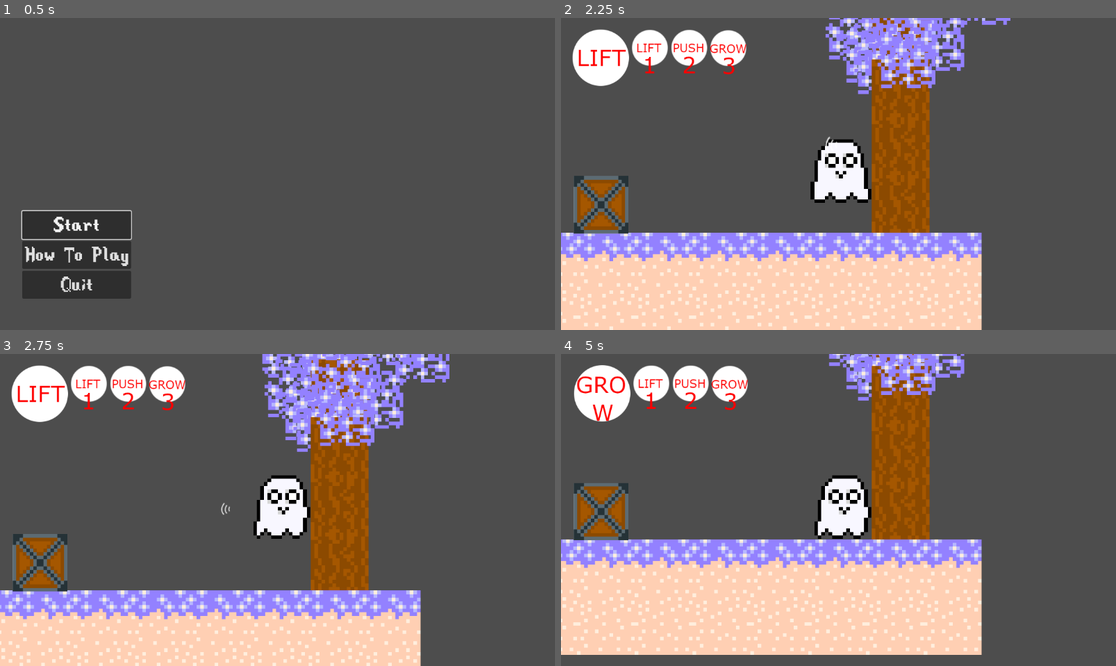
Above: before the commit, frames 1-4 (two rows, left to right).
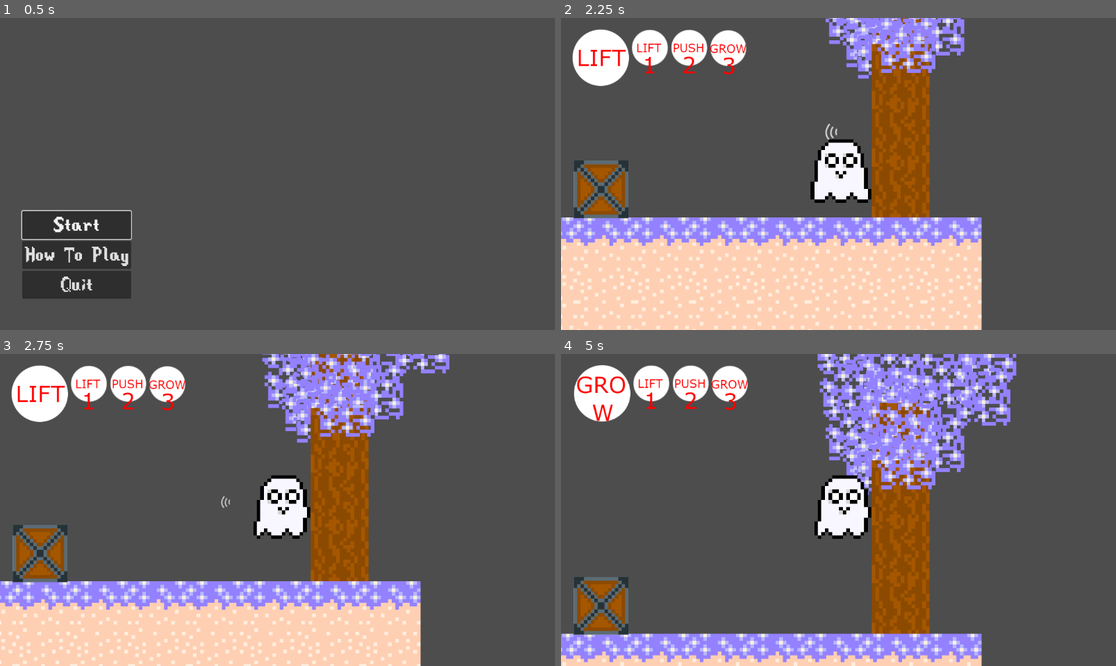
Above: after the commit, the same moments.

Repository: IonelPopJara/Game
Game: Godot game, scene res://Scenes/menu.tscn
The game is run twice, just before and just after one commit, with the same random seed, the same clock (stepped at 60 frames per second) and the same inputs.
Inputs (mouse positions are in pixels of both pictures, inside the frame that each line leads up to):
- Up to frame 1 (0.5 s): no input
- Up to frame 2 (2.25 s): click "Start" at 0.5 s; tap Enter at 1.25 s; move the mouse to (960, 158) at 1.27 s; hold Space (jump) 1.28-2.03 s; hold D (move_right) from 1.28 s (still down); move the mouse to (727, 189) at 2.02 s; click (727, 189) at 2.1 s
- Up to frame 3 (2.75 s): keep holding D (move_right); tap Space (jump) at 2.27, 2.3, 2.57 s
- Up to frame 4 (5 s): move the mouse to (894, 441) at 2.77 s; release D (move_right) at 2.78 s; hold A (move_left) 2.78-3.53 s; hold Space (jump) 2.78-3.53 s; tap 1 (whisper_1) at 2.85 s; move the mouse to (810, 572) at 3.52 s; hold D (move_right) from 3.53 s (still down); tap 2 (whisper_2) at 3.6 s; tap Space (jump) at 3.77, 3.8, 4.07 s; move the mouse to (1005, 556) at 4.27 s; hold Space (jump) from 4.28 s (still down); tap 3 (whisper_3) at 4.35 s

Frame 1 is identical in both runs. In frame 2, 18% of the frame differs, in the area x 0-81%, y 0-100%; in frame 3, 17%; in frame 4, 43%, in the area x 0-83%, y 0-100%.

Commit message:
Tweak character controller again

Diff:
--- a/Scenes/CharacterBody2D.gd
+++ b/Scenes/CharacterBody2D.gd
@@ -2,9 +2,17 @@
 
 const SPEED = 600.0
 const JUMP_VELOCITY = -1000.0
+const MAX_JUMP_DELAY = 0.2
+const MAX_COYOTE_DELAY = 0.1
 
 # Get the gravity from the project settings to be synced with RigidBody nodes.
-var gravity = ProjectSettings.get_setting("physics/2d/default_gravity")*2
+var gravity = ProjectSettings.get_setting("physics/2d/default_gravity") * 2
+
+var elapsedTimeSinceJump = 0.0
+var elapsedTimeSinceLastTouchedFloor = 0.0
+
+func _init():
+	elapsedTimeSinceJump = MAX_JUMP_DELAY
 
 func _process(delta):
 	if Input.is_action_pressed("fire"):
@@ -13,13 +21,21 @@
 		$AnimationPlayer.play("idle")
 
 func _physics_process(delta):
-	# Add the gravity.
-	if not is_on_floor():
-		velocity.y += gravity * delta
+	elapsedTimeSinceJump += delta
 
-	# Handle jump (only if the character is on the floor!)
-	if Input.is_action_just_pressed("jump") and is_on_floor():
-		velocity.y = JUMP_VELOCITY
+	applyGravity(delta)
+
+	# Handle jump input
+	if Input.is_action_just_pressed("jump"):
+		if is_on_floor() or (!is_on_floor() and elapsedTimeSinceLastTouchedFloor < MAX_COYOTE_DELAY):
+			jump()
+		else:
+			elapsedTimeSinceJump = 0.0
+
+	# If the last time the player pressed the jump button is less than the maximum window allowed,
+	# And the character is on the floor, jump
+	if elapsedTimeSinceJump <= MAX_JUMP_DELAY and is_on_floor():
+		jump()
 
 	# Flip the sprite based on the direction
 	if Input.is_action_pressed("move_left"):
@@ -33,6 +49,23 @@
 	if direction:
 		velocity.x = direction * SPEED
 	else:
-		velocity.x = move_toward(velocity.x, 0, SPEED)
+		velocity.x = move_toward(velocity.x, 0, SPEED * delta * 5)
 
 	move_and_slide()
+
+func applyGravity(delta):
+	# Add the gravity.
+	if not is_on_floor():
+		elapsedTimeSinceLastTouchedFloor += delta
+		# If the player holds the jump button, it falls slower
+		if Input.is_action_pressed("jump"):
+			velocity.y += gravity * delta
+		else:
+		# Otherwise, if the player doesn't hold the jump button, it falls faster
+			velocity.y += gravity * delta * 2
+	else:
+		elapsedTimeSinceLastTouchedFloor = 0.0
+
+func jump():
+	elapsedTimeSinceJump = MAX_JUMP_DELAY
+	velocity.y = JUMP_VELOCITY
